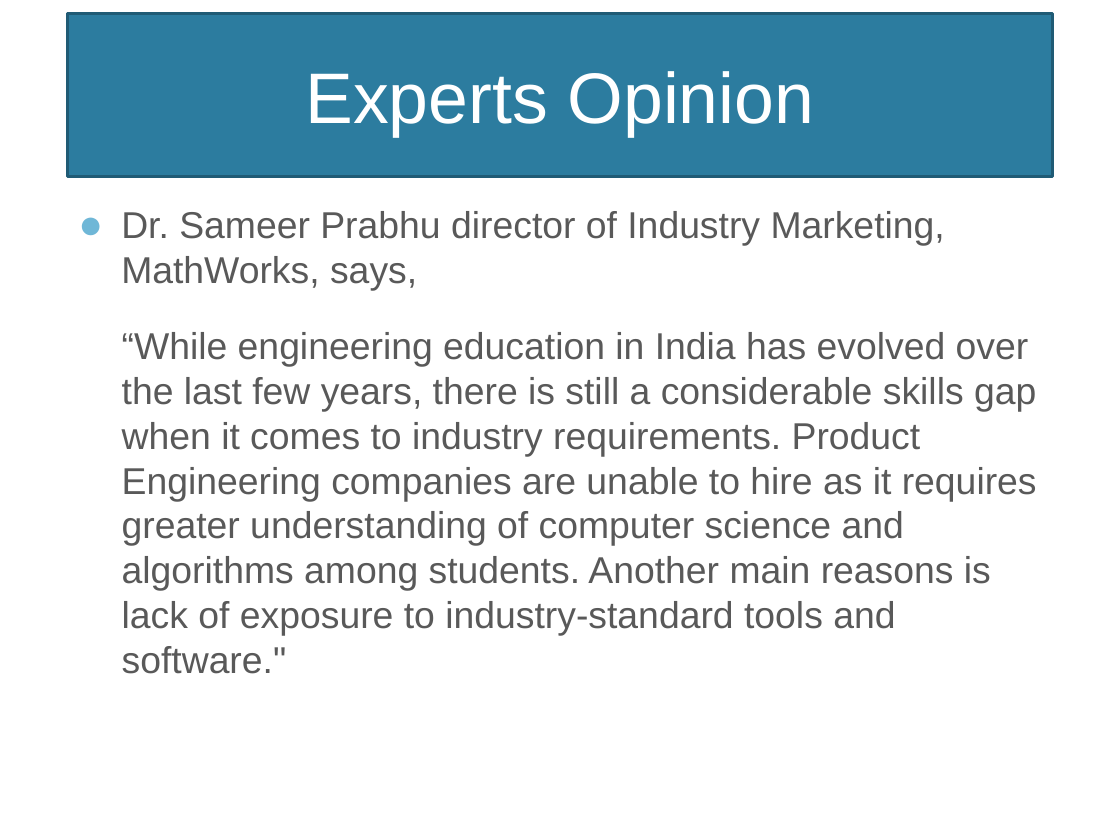
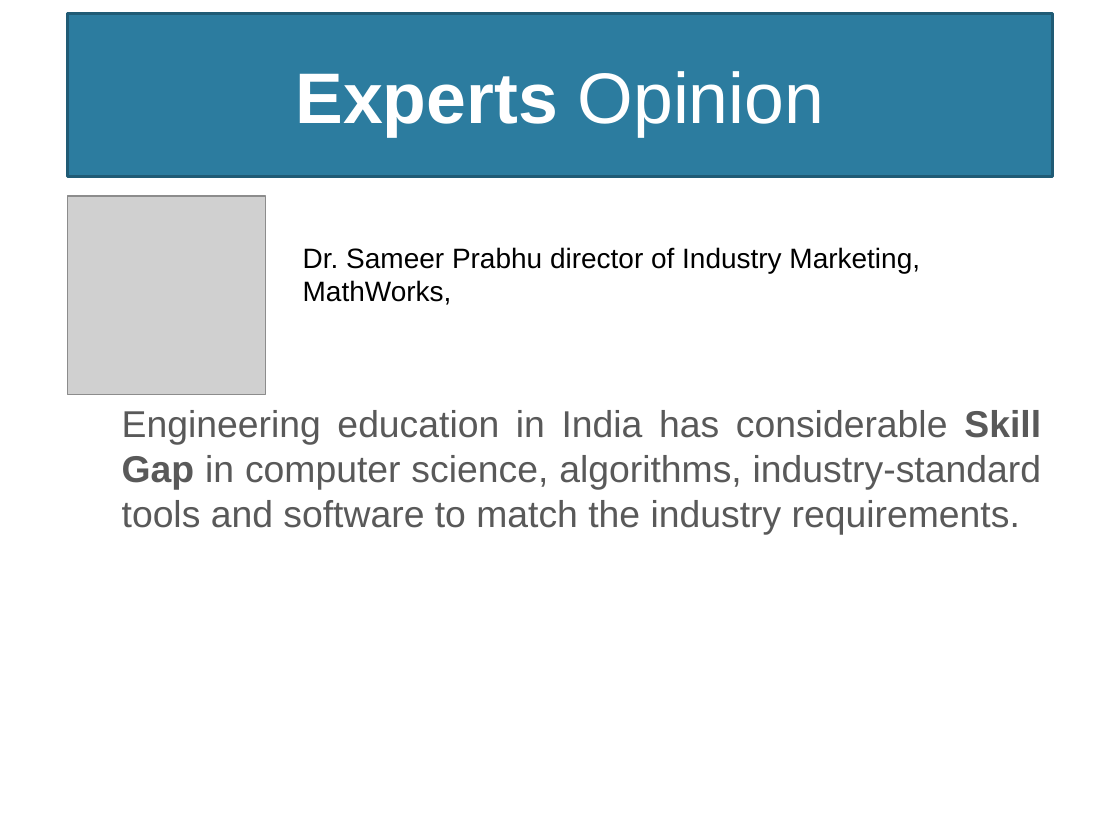
Before and after one commit to NarayanMahadevan/MakeTechEzResources, a slide deck: slide 6 of Documents/MakeTechEzTrainingProgramme.pptx (slide 4 before the commit). Drawn at 1120x840 pixels with LibreOffice and Linux fonts; fonts in the diff are those of the drawing; grey boxes stand for pictures; background and template pictures are left out. Boxes give left, top, right and bottom in pixels: in the first picture for what was removed or moved away, otherwise in the second. Text is boxed around its words. In the diff, an @@ line names an element or a change of style, - is before the commit and + after.

```diff
--- a/Documents/MakeTechEzTrainingProgramme.pptx
+++ b/Documents/MakeTechEzTrainingProgramme.pptx
@@ title "Experts Opinion" at (67,13,1053,177): bold on in "Experts" @@
@@ picture added at (67,196,265,394) @@
@@ text added at (303,247,920,305), 18 pt, text #000000 @@
+Dr. Sameer Prabhu director of Industry Marketing, MathWorks,
@@ text at (122,410,1041,534): text changed @@
-● Dr. Sameer Prabhu director of Industry Marketing, MathWorks, says,
-“While engineering education in India has evolved over the last few years, there is still a considerable skills gap when it comes to industry requirements. Product Engineering companies are unable to hire as it requires greater understanding of computer science and algorithms among students. Another main reasons is lack of exposure to industry-standard tools and software."
+Engineering education in India has considerable Skill Gap in computer science, algorithms, industry-standard tools and software to match the industry requirements.
```
Also in this commit, not shown: 10 other slides changed, 15 slides added, 7 slides removed, 17 other files.
